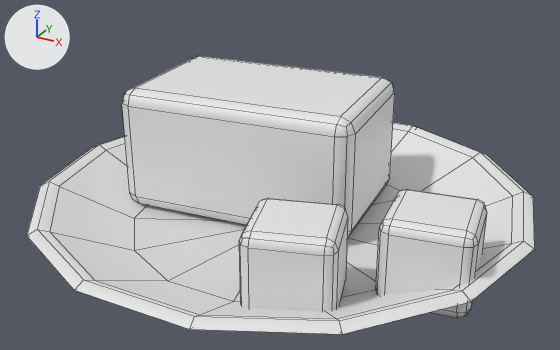
What one commit did to the FBX model WhiteModel/Food/SM_tofu.fbx.
One viewpoint serves both versions: a 50 mm lens placed at (0.1369, -0.2512, 0.1545), pointed at (0.0015, -0.0051, 0.0314). Every picture has the same lights, and +X, +Y and +Z are marked at upper left. The older version comes first. Mesh edges are drawn as thin lines.

The first picture shows 'SM_tofu'.
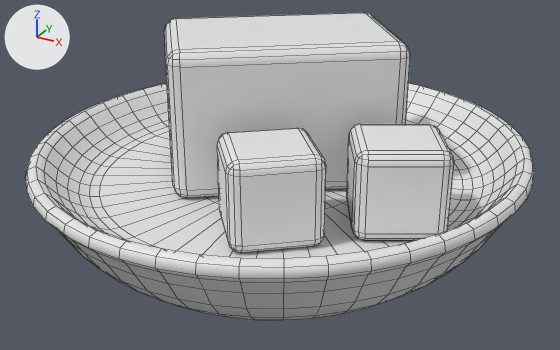
Location of each change, [x1, y1, x2, y2] in pixels of the pictures (560 x 350 px):
'SM_tofu', reshaped (11% taller)
    before: [27, 56, 535, 334]
    after: [25, 12, 534, 320]
part 1 of me_sm_tofu_001, rebuilt (12% taller)
    before: [27, 122, 535, 334]
    after: [25, 83, 534, 320]
part 2 of me_sm_tofu_001, added
    after: [164, 12, 410, 198]
part 3 of me_sm_tofu_001, added
    after: [217, 128, 326, 253]
part 4 of me_sm_tofu_001, added
    after: [347, 124, 454, 240]
part 5 of me_sm_tofu_001, deleted
    before: [376, 189, 487, 318]
part 6 of me_sm_tofu_001, deleted
    before: [122, 56, 395, 311]

The edits, one by one:
me_sm_tofu_001 is used by ob_sm_tofu; location (0.0, 0.0, 0.0).
me_sm_tofu_001 had 268 vertices, 274 faces and spanned x -0.1..0.1, y -0.097..0.097, z 0.0..0.06.
me_sm_tofu_001 now has 1250 vertices, 1302 faces and spans x -0.095..0.095, y -0.1..0.1, z 0.0..0.086.
me_sm_tofu_001 part 1: the loose piece of 100 vertices spanning x -0.1..0.1, y -0.097..0.097, z 0.0..0.024 is rebuilt with 962 vertices and now spans x -0.095..0.095, y -0.1..0.1, z 0.0..0.045.
me_sm_tofu_001 part 2: a new loose piece of 96 vertices spanning x -0.056..0.046, y -0.041..0.055, z 0.03..0.086, in mat_m_tofuwhite (white #e7e7e7).
me_sm_tofu_001 part 3: a new loose piece of 96 vertices spanning x -0.001..0.041, y -0.066..-0.025, z 0.03..0.062, in mat_m_tofuwhite (white #e7e7e7).
me_sm_tofu_001 part 4: a new loose piece of 96 vertices spanning x 0.035..0.075, y -0.039..0.001, z 0.03..0.062, in mat_m_tofuwhite (white #e7e7e7).
me_sm_tofu_001 part 5: the loose piece of 56 vertices spanning x 0.052..0.088, y -0.04..-0.004, z 0.008..0.04 is deleted.
Part 6, on me_sm_tofu_001:
112 vertices are removed from x -0.072..0.051, y -0.069..0.055, z 0.008..0.06.
108 faces are deleted.
